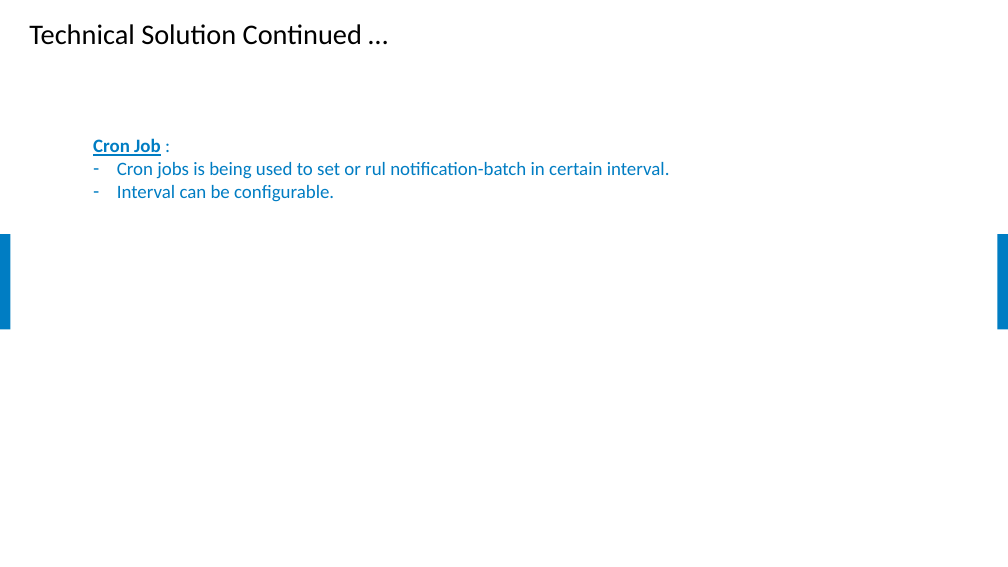
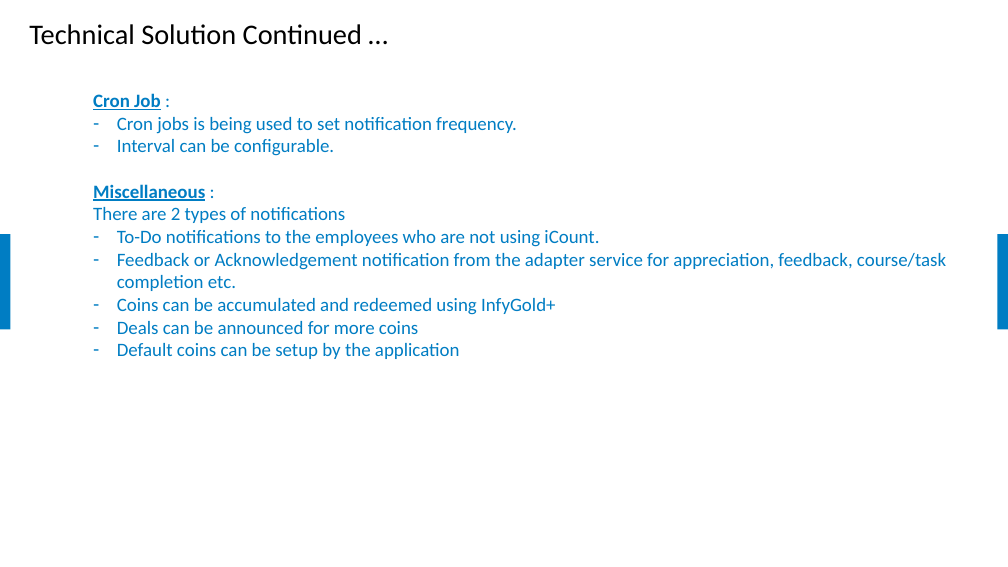
Before and after one commit to samratbasu2019/iSoreDesignArtifacts, a slide deck: slide 16 of iSolve-iCount-Hackathon_Solution.pptx (slide 14 before the commit). Drawn at 1008x567 pixels with LibreOffice and Linux fonts; fonts in the diff are those of the drawing; background and template pictures are left out. Boxes give left, top, right and bottom in pixels: in the first picture for what was removed or moved away, otherwise in the second. Text is boxed around its words. In the diff, an @@ line names an element or a change of style, - is before the commit and + after.

```diff
--- a/iSolve-iCount-Hackathon_Solution.pptx
+++ b/iSolve-iCount-Hackathon_Solution.pptx
@@ text at [117, 117, 517, 134]: text changed @@
-  – Cron jobs is being used to set or rul notification-batch in certain interval.
+  – Cron jobs is being used to set notification frequency.
@@ text at [93, 184, 946, 359]: paragraphs added @@
+  Miscellaneous :
+  There are 2 types of notifications
+  – To-Do notifications to the employees who are not using iCount.
+  – Feedback or Acknowledgement notification from the adapter service for appreciation, feedback, course/task completion etc.
+  – Coins can be accumulated and redeemed using InfyGold+
+  – Deals can be announced for more coins
+  – Default coins can be setup by the application
```
Also in this commit, not shown: 6 other slides changed, 2 slides added.
